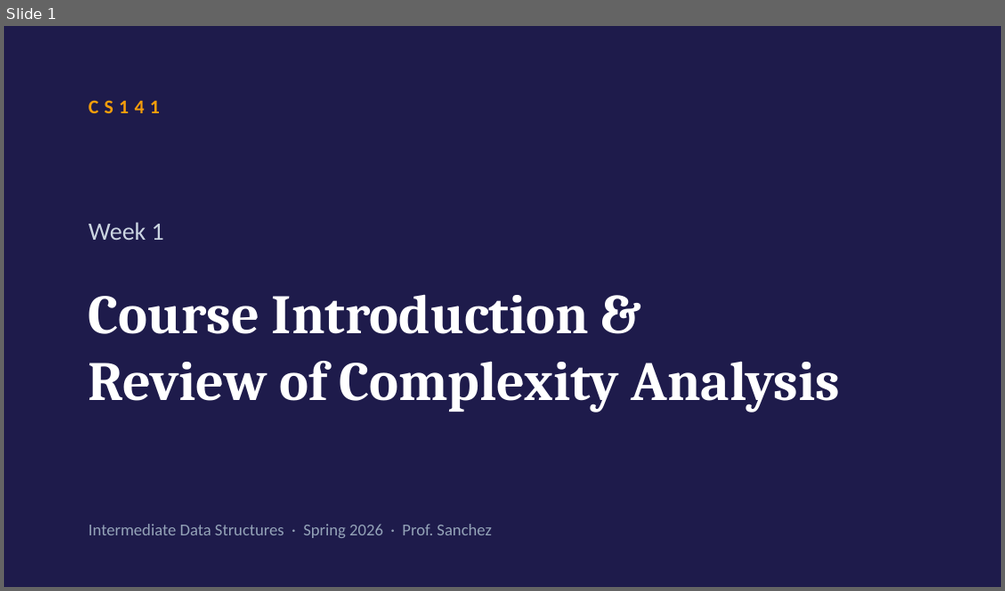
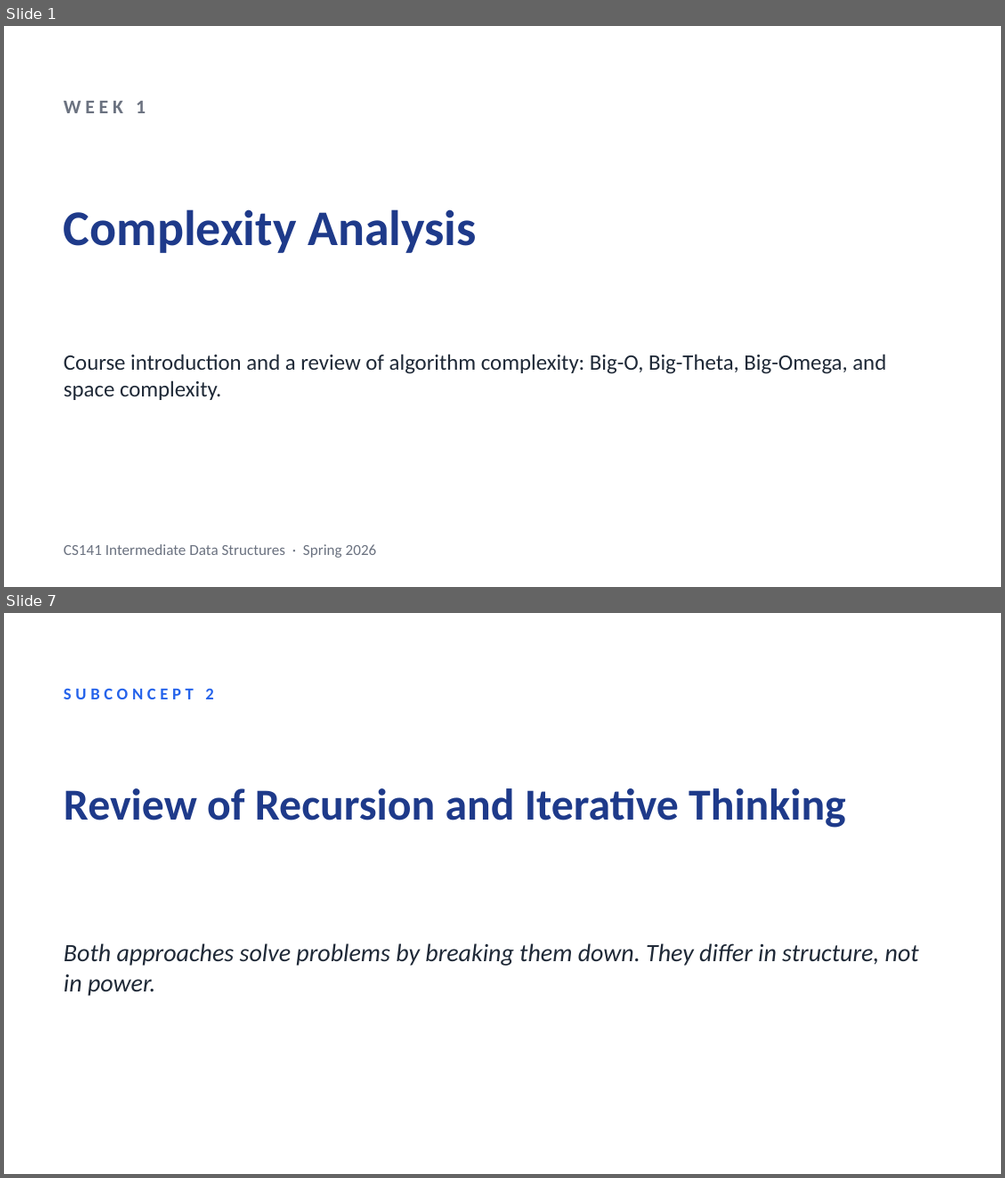
Before and after one commit to anishkancherla/stitch, a slide deck: samples/lectures/Week1_ComplexityAnalysis.pptx. Shown one above the other, each under a label of ours: slide 1 before the commit, slides 1 and 7 after it; the slides between them are not shown. The pictures are 1005x591 and 1005x1178 pixels, drawn with LibreOffice and Linux fonts; fonts in the diff are those of the drawing. Boxes give left, top, right and bottom in pixels: in the first picture for what was removed or moved away, otherwise in the second. Text is boxed around its words. In the diff, an @@ line names an element or a change of style, - is before the commit and + after.

```diff
--- a/samples/lectures/Week1_ComplexityAnalysis.pptx
+++ b/samples/lectures/Week1_ComplexityAnalysis.pptx
@@ slide 7 added at <box>4,613,1001,1174</box>, background #FFFFFF @@
@@ text added at <box>64,688,213,699</box>, 12 pt, text #2563EB, bold @@
+SUBCONCEPT 2
@@ text added at <box>64,788,846,827</box>, 32 pt, text #1E3A8A, bold @@
+Review of Recursion and Iterative Thinking
@@ text added at <box>64,943,919,996</box>, 18 pt, text #1F2937, italic @@
+Both approaches solve problems by breaking them down. They differ in structure, not in power.
@@ slide 1 changed as well @@
@@ background #1E1B4B to #FFFFFF @@
@@ text at <box>64,101,146,113</box>: text changed; size 18 to 14 pt; text colour #CBD5E1 to #6B7280; bold on @@
-Week 1
+WEEK 1
@@ text removed at <box>89,100,160,113</box> @@
-CS141
@@ text added at <box>64,209,477,253</box>, 36 pt, text #1E3A8A, bold @@
+Complexity Analysis
@@ text at <box>64,354,886,400</box>: text changed; size 40 to 16 pt; font Cambria to Calibri; text colour #FFFFFF to #1F2937; bold off @@
-Course Introduction &
-Review of Complexity Analysis
+Course introduction and a review of algorithm complexity: Big-O, Big-Theta, Big-Omega, and space complexity.
@@ text at <box>64,544,377,557</box>: text changed; size 12 to 11 pt; text colour #94A3B8 to #6B7280 @@
-Intermediate Data Structures · Spring 2026 · Prof. Sanchez
+CS141 Intermediate Data Structures · Spring 2026
```
Also in this commit, not shown: 1 other slide changed, 27 other slides added, 10 slides removed, 26 other files.
